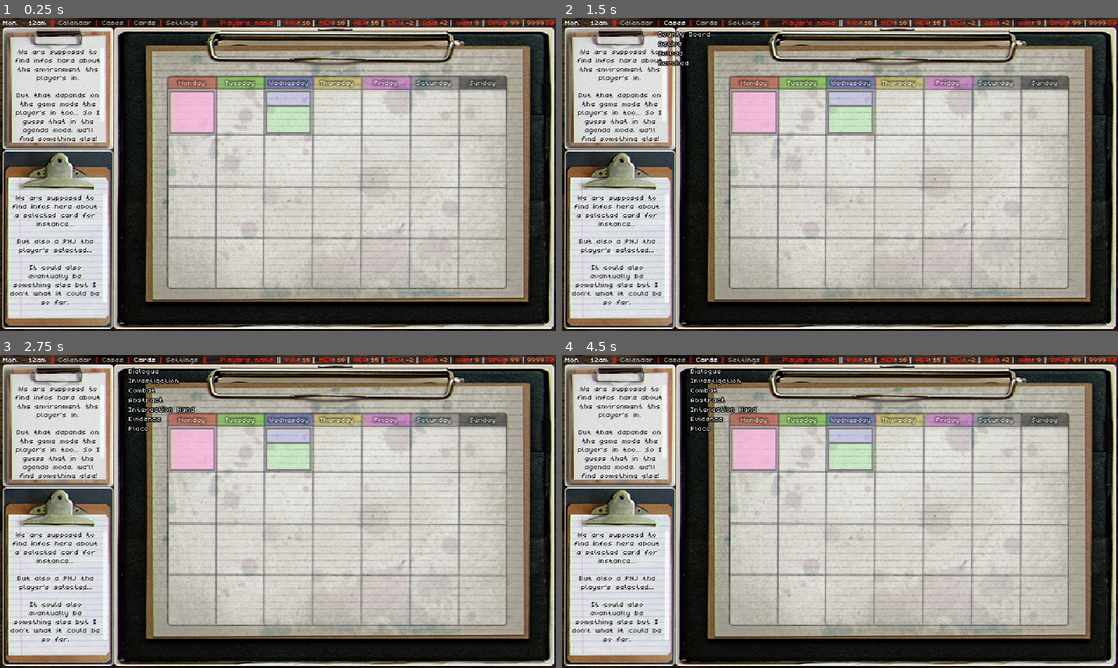
Above: before the commit, frames 1-4 (two rows, left to right).
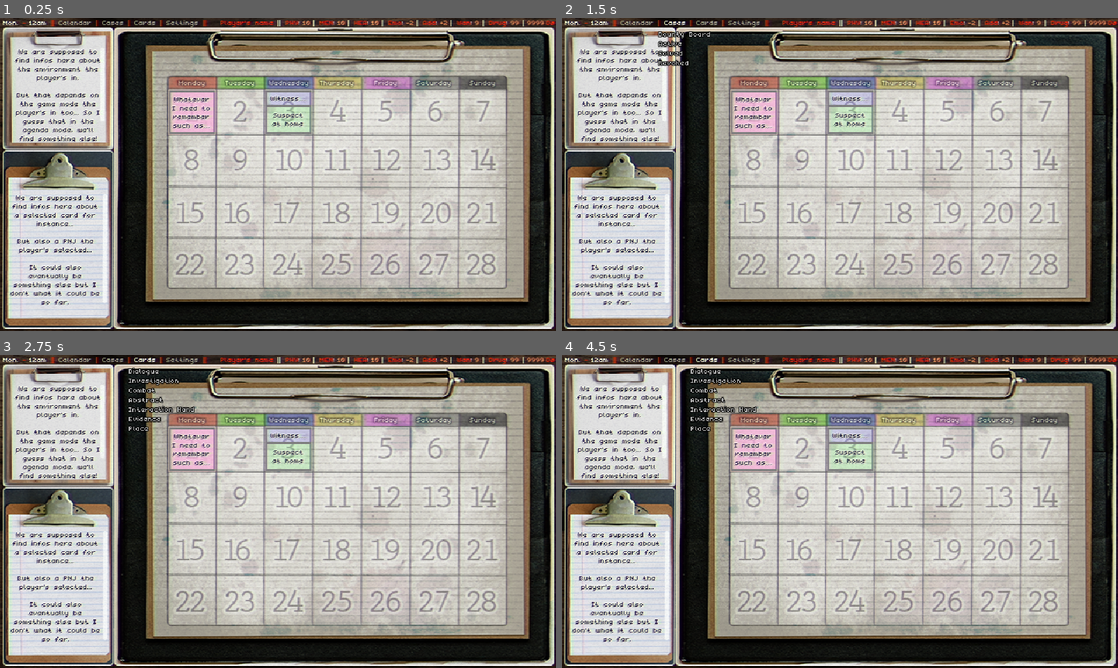
Above: after the commit, the same moments.

Repository: DomestiqueBaston/MY_ROLE_IN_THE_GRAND_SCHEME
Game: Godot game, scene res://SCENES/Calendar.tscn
The game is run twice, just before and just after one commit, with the same random seed, the same clock (stepped at 60 frames per second) and the same inputs. This scene is started directly instead of the project's main scene.
Inputs:
- Up to frame 1 (0.25 s): no input
- Up to frame 2 (1.5 s): click "Calendar" at 0.5 s; click "Cases" at 1.25 s
- Up to frame 3 (2.75 s): click "Cards" at 2 s
- Up to frame 4 (4.5 s): click "Calendar" at 2.75 s; click "Cases" at 3.5 s; click "Cards" at 4.25 s

The runs differ from the first frame. In frame 1, 3.0% of the frame differs, in the area x 30-90%, y 24-83%; in frame 2, 3.0%; in frame 3, 3.0%; in frame 4, 3.0%.

Commit message:
Improving Calendar (?)

Diff:
--- a/TESTS/SCENES/Calendar.tscn
+++ b/TESTS/SCENES/Calendar.tscn
@@ -1,8 +1,9 @@
-[gd_scene load_steps=7 format=3 uid="uid://binajvg6yf5et"]
+[gd_scene load_steps=8 format=3 uid="uid://binajvg6yf5et"]
 
 [ext_resource type="Script" path="res://SCRIPTS/Generic.gd" id="1_14yya"]
 [ext_resource type="Texture2D" uid="uid://bsn2bj0u3guk7" path="res://GRAPHICS/CALENDAR/Calendar_BG.png" id="1_tfm5c"]
 [ext_resource type="PackedScene" uid="uid://dauwh3vjh26kl" path="res://SCENES/Top_Left_Info.tscn" id="3_7jkro"]
+[ext_resource type="Theme" uid="uid://dyiybdqrfra0p" path="res://UI/Generic_Theme.tres" id="3_q45dv"]
 [ext_resource type="PackedScene" uid="uid://codd8oehsbdvn" path="res://SCENES/Bottom_Left_Info.tscn" id="4_udwsp"]
 [ext_resource type="PackedScene" uid="uid://hl8yhfvhjhtn" path="res://SCENES/Top_Bar.tscn" id="5_rli5c"]
 [ext_resource type="PackedScene" uid="uid://bnkco2tyaesue" path="res://SCENES/Shader_Overlay.tscn" id="6_rq134"]
@@ -18,247 +19,348 @@
 
 [node name="Current_Day" type="Node2D" parent="."]
 
-[node name="Week_1" type="Node2D" parent="Current_Day"]
+[node name="Week_1" type="Control" parent="Current_Day"]
+modulate = Color(1, 1, 1, 0.588235)
+layout_mode = 3
+anchors_preset = 0
+metadata/_edit_lock_ = true
 
 [node name="Monday" type="ColorRect" parent="Current_Day/Week_1"]
+layout_mode = 0
 offset_left = 193.0
 offset_top = 82.0
 offset_right = 248.0
 offset_bottom = 134.0
-color = Color(1, 0.8, 0.8, 0.588235)
+color = Color(1, 0.8, 0.8, 1)
+metadata/_edit_lock_ = true
 
 [node name="Tuesday" type="ColorRect" parent="Current_Day/Week_1"]
 visible = false
+layout_mode = 0
 offset_left = 249.0
 offset_top = 82.0
 offset_right = 303.0
 offset_bottom = 134.0
-color = Color(0.81, 1, 0.8, 0.588235)
+color = Color(0.81, 1, 0.8, 1)
+metadata/_edit_lock_ = true
 
 [node name="Wednesday" type="ColorRect" parent="Current_Day/Week_1"]
 visible = false
+layout_mode = 0
 offset_left = 304.0
 offset_top = 82.0
 offset_right = 359.0
 offset_bottom = 134.0
-color = Color(0.8, 0.863333, 1, 0.588235)
+color = Color(0.8, 0.863333, 1, 1)
+metadata/_edit_lock_ = true
 
 [node name="Thursday" type="ColorRect" parent="Current_Day/Week_1"]
 visible = false
+layout_mode = 0
 offset_left = 360.0
 offset_top = 82.0
 offset_right = 415.0
 offset_bottom = 134.0
-color = Color(1, 0.983333, 0.8, 0.588235)
+color = Color(1, 0.983333, 0.8, 1)
+metadata/_edit_lock_ = true
 
 [node name="Friday" type="ColorRect" parent="Current_Day/Week_1"]
 visible = false
+layout_mode = 0
 offset_left = 416.0
 offset_top = 82.0
 offset_right = 471.0
 offset_bottom = 134.0
-color = Color(1, 0.8, 0.97, 0.588235)
+color = Color(1, 0.8, 0.97, 1)
+metadata/_edit_lock_ = true
 
 [node name="Saturday" type="ColorRect" parent="Current_Day/Week_1"]
 visible = false
+layout_mode = 0
 offset_left = 472.0
 offset_top = 82.0
 offset_right = 527.0
 offset_bottom = 134.0
-color = Color(0.8, 0.8, 0.8, 0.588235)
+color = Color(0.8, 0.8, 0.8, 1)
+metadata/_edit_lock_ = true
 
 [node name="Sunday" type="ColorRect" parent="Current_Day/Week_1"]
 visible = false
+layout_mode = 0
 offset_left = 528.0
 offset_top = 82.0
 offset_right = 582.0
 offset_bottom = 134.0
-color = Color(0.6, 0.6, 0.6, 0.588235)
-
-[node name="Week_2" type="Node2D" parent="Current_Day"]
-position = Vector2(0, 56)
+color = Color(0.6, 0.6, 0.6, 1)
+metadata/_edit_lock_ = true
+
+[node name="Week_2" type="Control" parent="Current_Day"]
+visible = false
+modulate = Color(1, 1, 1, 0.588235)
+layout_mode = 3
+anchors_preset = 0
+offset_top = 56.0
+offset_bottom = 56.0
+metadata/_edit_lock_ = true
 
 [node name="Monday" type="ColorRect" parent="Current_Day/Week_2"]
 visible = false
+layout_mode = 0
 offset_left = 193.0
 offset_top = 79.0
 offset_right = 248.0
 offset_bottom = 138.0
-color = Color(1, 0.8, 0.8, 0.588235)
+color = Color(1, 0.8, 0.8, 1)
+metadata/_edit_lock_ = true
 
 [node name="Tuesday" type="ColorRect" parent="Current_Day/Week_2"]
 visible = false
+layout_mode = 0
 offset_left = 249.0
 offset_top = 79.0
 offset_right = 303.0
 offset_bottom = 138.0
-color = Color(0.81, 1, 0.8, 0.588235)
+color = Color(0.81, 1, 0.8, 1)
+metadata/_edit_lock_ = true
 
 [node name="Wednesday" type="ColorRect" parent="Current_Day/Week_2"]
 visible = false
+layout_mode = 0
 offset_left = 304.0
 offset_top = 79.0
 offset_right = 359.0
 offset_bottom = 138.0
-color = Color(0.8, 0.863333, 1, 0.588235)
+color = Color(0.8, 0.863333, 1, 1)
+metadata/_edit_lock_ = true
 
 [node name="Thursday" type="ColorRect" parent="Current_Day/Week_2"]
 visible = false
+layout_mode = 0
 offset_left = 360.0
 offset_top = 79.0
 offset_right = 415.0
 offset_bottom = 138.0
-color = Color(1, 0.983333, 0.8, 0.588235)
+color = Color(1, 0.983333, 0.8, 1)
+metadata/_edit_lock_ = true
 
 [node name="Friday" type="ColorRect" parent="Current_Day/Week_2"]
 visible = false
+layout_mode = 0
 offset_left = 416.0
 offset_top = 79.0
 offset_right = 471.0
 offset_bottom = 138.0
-color = Color(1, 0.8, 0.97, 0.588235)
+color = Color(1, 0.8, 0.97, 1)
+metadata/_edit_lock_ = true
 
 [node name="Saturday" type="ColorRect" parent="Current_Day/Week_2"]
 visible = false
+layout_mode = 0
 offset_left = 472.0
 offset_top = 79.0
 offset_right = 527.0
 offset_bottom = 138.0
-color = Color(0.8, 0.8, 0.8, 0.588235)
+color = Color(0.8, 0.8, 0.8, 1)
+metadata/_edit_lock_ = true
 
 [node name="Sunday" type="ColorRect" parent="Current_Day/Week_2"]
 visible = false
+layout_mode = 0
 offset_left = 528.0
 offset_top = 79.0
 offset_right = 582.0
 offset_bottom = 138.0
-color = Color(0.6, 0.6, 0.6, 0.588235)
-
-[node name="Week_3" type="Node2D" parent="Current_Day"]
-position = Vector2(0, 116)
+color = Color(0.6, 0.6, 0.6, 1)
+metadata/_edit_lock_ = true
+
+[node name="Week_3" type="Control" parent="Current_Day"]
+visible = false
+modulate = Color(1, 1, 1, 0.588235)
+layout_mode = 3
+anchors_preset = 0
+offset_top = 116.0
+offset_bottom = 116.0
+metadata/_edit_lock_ = true
 
 [node name="Monday" type="ColorRect" parent="Current_Day/Week_3"]
 visible = false
+layout_mode = 0
 offset_left = 193.0
 offset_top = 79.0
 offset_right = 248.0
 offset_bottom = 136.0
-color = Color(1, 0.8, 0.8, 0.588235)
+color = Color(1, 0.8, 0.8, 1)
+metadata/_edit_lock_ = true
 
 [node name="Tuesday" type="ColorRect" parent="Current_Day/Week_3"]
 visible = false
+layout_mode = 0
 offset_left = 249.0
 offset_top = 79.0
 offset_right = 303.0
 offset_bottom = 136.0
-color = Color(0.81, 1, 0.8, 0.588235)
+color = Color(0.81, 1, 0.8, 1)
+metadata/_edit_lock_ = true
 
 [node name="Wednesday" type="ColorRect" parent="Current_Day/Week_3"]
 visible = false
+layout_mode = 0
 offset_left = 304.0
 offset_top = 79.0
 offset_right = 359.0
 offset_bottom = 136.0
-color = Color(0.8, 0.863333, 1, 0.588235)
+color = Color(0.8, 0.863333, 1, 1)
+metadata/_edit_lock_ = true
 
 [node name="Thursday" type="ColorRect" parent="Current_Day/Week_3"]
 visible = false
+layout_mode = 0
 offset_left = 360.0
 offset_top = 79.0
 offset_right = 415.0
 offset_bottom = 136.0
-color = Color(1, 0.983333, 0.8, 0.588235)
+color = Color(1, 0.983333, 0.8, 1)
+metadata/_edit_lock_ = true
 
 [node name="Friday" type="ColorRect" parent="Current_Day/Week_3"]
 visible = false
+layout_mode = 0
 offset_left = 416.0
 offset_top = 79.0
 offset_right = 471.0
 offset_bottom = 136.0
-color = Color(1, 0.8, 0.97, 0.588235)
+color = Color(1, 0.8, 0.97, 1)
+metadata/_edit_lock_ = true
 
 [node name="Saturday" type="ColorRect" parent="Current_Day/Week_3"]
 visible = false
+layout_mode = 0
 offset_left = 472.0
 offset_top = 79.0
 offset_right = 527.0
 offset_bottom = 136.0
-color = Color(0.8, 0.8, 0.8, 0.588235)
+color = Color(0.8, 0.8, 0.8, 1)
+metadata/_edit_lock_ = true
 
 [node name="Sunday" type="ColorRect" parent="Current_Day/Week_3"]
 visible = false
+layout_mode = 0
 offset_left = 528.0
 offset_top = 79.0
 offset_right = 582.0
 offset_bottom = 137.0
-color = Color(0.6, 0.6, 0.6, 0.588235)
-
-[node name="Week_4" type="Node2D" parent="Current_Day"]
-position = Vector2(0, 175)
+color = Color(0.6, 0.6, 0.6, 1)
+metadata/_edit_lock_ = true
+
+[node name="Week_4" type="Control" parent="Current_Day"]
+visible = false
+modulate = Color(1, 1, 1, 0.588235)
+layout_mode = 3
+anchors_preset = 0
+offset_top = 175.0
+offset_bottom = 175.0
+metadata/_edit_lock_ = true
 
 [node name="Monday" type="ColorRect" parent="Current_Day/Week_4"]
 visible = false
+layout_mode = 0
 offset_left = 194.0
 offset_top = 79.0
 offset_right = 248.0
 offset_bottom = 135.0
-color = Color(1, 0.8, 0.8, 0.588235)
+color = Color(1, 0.8, 0.8, 1)
+metadata/_edit_lock_ = true
 
 [node name="Tuesday" type="ColorRect" parent="Current_Day/Week_4"]
 visible = false
+layout_mode = 0
 offset_left = 249.0
 offset_top = 79.0
 offset_right = 303.0
 offset_bottom = 135.0
-color = Color(0.81, 1, 0.8, 0.588235)
+color = Color(0.81, 1, 0.8, 1)
+metadata/_edit_lock_ = true
 
 [node name="Wednesday" type="ColorRect" parent="Current_Day/Week_4"]
 visible = false
+layout_mode = 0
 offset_left = 304.0
 offset_top = 79.0
 offset_right = 359.0
 offset_bottom = 135.0
-color = Color(0.8, 0.863333, 1, 0.588235)
+color = Color(0.8, 0.863333, 1, 1)
+metadata/_edit_lock_ = true
 
 [node name="Thursday" type="ColorRect" parent="Current_Day/Week_4"]
 visible = false
+layout_mode = 0
 offset_left = 360.0
 offset_top = 79.0
 offset_right = 415.0
 offset_bottom = 135.0
-color = Color(1, 0.983333, 0.8, 0.588235)
+color = Color(1, 0.983333, 0.8, 1)
+metadata/_edit_lock_ = true
 
 [node name="Friday" type="ColorRect" parent="Current_Day/Week_4"]
 visible = false
+layout_mode = 0
 offset_left = 416.0
 offset_top = 79.0
 offset_right = 471.0
 offset_bottom = 135.0
-color = Color(1, 0.8, 0.97, 0.588235)
+color = Color(1, 0.8, 0.97, 1)
+metadata/_edit_lock_ = true
 
 [node name="Saturday" type="ColorRect" parent="Current_Day/Week_4"]
 visible = false
+layout_mode = 0
 offset_left = 472.0
 offset_top = 79.0
 offset_right = 527.0
 offset_bottom = 135.0
-color = Color(0.8, 0.8, 0.8, 0.588235)
+color = Color(0.8, 0.8, 0.8, 1)
+metadata/_edit_lock_ = true
 
 [node name="Sunday" type="ColorRect" parent="Current_Day/Week_4"]
 visible = false
+layout_mode = 0
 offset_left = 528.0
 offset_top = 79.0
 offset_right = 582.0
 offset_bottom = 135.0
-color = Color(0.6, 0.6, 0.6, 0.588235)
+color = Color(0.6, 0.6, 0.6, 1)
+metadata/_edit_lock_ = true
 
 [node name="Cell_01" type="Node2D" parent="Current_Day"]
-position = Vector2(220, 108)
+metadata/_edit_lock_ = true
 
 [node name="Cell_BG" type="Polygon2D" parent="Current_Day/Cell_01"]
-position = Vector2(-220, -108)
 color = Color(1, 0.498039, 1, 0.25098)
 polygon = PackedVector2Array(196, 85, 196, 131, 245, 131, 245, 85)
+metadata/_edit_lock_ = true
+
+[node name="Note" type="Label" parent="Current_Day/Cell_01/Cell_BG"]
+offset_left = 196.0
+offset_top = 85.0
+offset_right = 245.0
+offset_bottom = 131.0
+tooltip_text = "Whatever I need to remember such as a PNJ's schedule..."
+mouse_filter = 1
+theme = ExtResource("3_q45dv")
+theme_override_colors/font_color = Color(0, 0, 0, 0.784314)
+theme_override_colors/font_shadow_color = Color(0, 0, 0, 0.423529)
+theme_override_colors/font_outline_color = Color(1, 1, 1, 0.643137)
+theme_override_constants/shadow_offset_x = -1
+theme_override_constants/shadow_offset_y = 1
+theme_override_constants/outline_size = 3
+theme_override_constants/shadow_outline_size = 0
+text = "Whatever I need to remember such as a PNJ's schedule..."
+horizontal_alignment = 1
+vertical_alignment = 1
+autowrap_mode = 2
+text_overrun_behavior = 3
+metadata/_edit_use_anchors_ = true
+metadata/_edit_lock_ = true
 
 [node name="Cell_Outline" type="Line2D" parent="Current_Day/Cell_01/Cell_BG"]
 points = PackedVector2Array(195, 84, 195, 132, 246, 132, 246, 84)
@@ -266,14 +368,40 @@
 width = 2.0
 default_color = Color(0.5, 0.5, 0.5, 1)
 joint_mode = 2
+metadata/_edit_lock_ = true
 
 [node name="Cell_02" type="Node2D" parent="Current_Day"]
 position = Vector2(331, 93)
+metadata/_edit_lock_ = true
 
 [node name="Cell_BG" type="Polygon2D" parent="Current_Day/Cell_02"]
 position = Vector2(-220, -93)
 color = Color(0.498039, 0.498039, 1, 0.25098)
 polygon = PackedVector2Array(196, 85, 196, 100, 245, 100, 245, 85)
+metadata/_edit_lock_ = true
+
+[node name="Note" type="Label" parent="Current_Day/Cell_02/Cell_BG"]
+offset_left = 196.0
+offset_top = 85.0
+offset_right = 245.0
+offset_bottom = 100.0
+tooltip_text = "Witness at work at the library"
+mouse_filter = 1
+theme = ExtResource("3_q45dv")
+theme_override_colors/font_color = Color(0, 0, 0, 0.784314)
+theme_override_colors/font_shadow_color = Color(0, 0, 0, 0.423529)
+theme_override_colors/font_outline_color = Color(1, 1, 1, 0.643137)
+theme_override_constants/shadow_offset_x = -1
+theme_override_constants/shadow_offset_y = 1
+theme_override_constants/outline_size = 3
+theme_override_constants/shadow_outline_size = 0
+text = "Witness at work at the library"
+horizontal_alignment = 1
+vertical_alignment = 1
+autowrap_mode = 2
+text_overrun_behavior = 3
+metadata/_edit_use_anchors_ = true
+metadata/_edit_lock_ = true
 
 [node name="Cell_Outline" type="Line2D" parent="Current_Day/Cell_02/Cell_BG"]
 points = PackedVector2Array(195, 84, 195, 101, 246, 101, 246, 84)
@@ -281,24 +409,49 @@
 width = 2.0
 default_color = Color(0.5, 0.5, 0.5, 1)
 joint_mode = 2
+metadata/_edit_lock_ = true
 
 [node name="Cell_03" type="Node2D" parent="Current_Day"]
 position = Vector2(331, 116)
+metadata/_edit_lock_ = true
 
 [node name="Cell_BG" type="Polygon2D" parent="Current_Day/Cell_03"]
-position = Vector2(-220, -165)
-scale = Vector2(1, 1.8)
+position = Vector2(-220, -98)
 color = Color(0.498039, 1, 0.498039, 0.25098)
-polygon = PackedVector2Array(196, 83.8889, 196, 100, 245, 100, 245, 83.8889)
+polygon = PackedVector2Array(196, 83.8889, 196, 113, 245, 113, 245, 83.8889)
+metadata/_edit_lock_ = true
+
+[node name="Note" type="Label" parent="Current_Day/Cell_03/Cell_BG"]
+offset_left = 196.0
+offset_top = 84.0
+offset_right = 245.0
+offset_bottom = 113.0
+tooltip_text = "Suspect at home"
+mouse_filter = 1
+theme = ExtResource("3_q45dv")
+theme_override_colors/font_color = Color(0, 0, 0, 0.784314)
+theme_override_colors/font_shadow_color = Color(0, 0, 0, 0.423529)
+theme_override_colors/font_outline_color = Color(1, 1, 1, 0.643137)
+theme_override_constants/shadow_offset_x = -1
+theme_override_constants/shadow_offset_y = 1
+theme_override_constants/outline_size = 3
+theme_override_constants/shadow_outline_size = 0
+text = "Suspect  at home"
+horizontal_alignment = 1
+vertical_alignment = 1
+autowrap_mode = 2
+text_overrun_behavior = 3
+metadata/_edit_use_anchors_ = true
+metadata/_edit_lock_ = true
 
 [node name="Cell_Outline" type="Line2D" parent="Current_Day/Cell_03/Cell_BG"]
-position = Vector2(0, 41.1111)
-scale = Vector2(1, 0.555555)
+position = Vector2(0, 7)
 points = PackedVector2Array(195, 76, 195, 107, 246, 107, 246, 76)
 closed = true
 width = 2.0
 default_color = Color(0.5, 0.5, 0.5, 1)
 joint_mode = 2
+metadata/_edit_lock_ = true
 
 [node name="Top_Left_Info" parent="." instance=ExtResource("3_7jkro")]
 
Binary file changed: TESTS/GRAPHICS/CALENDAR/Calendar_BG.png
